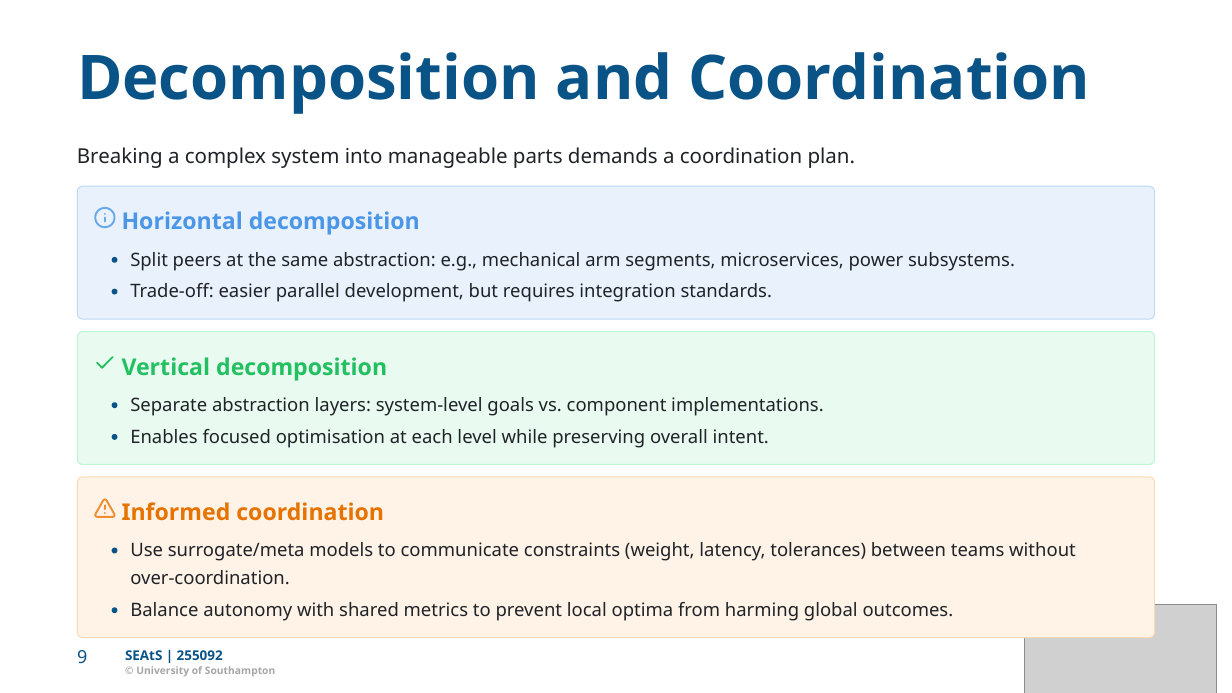
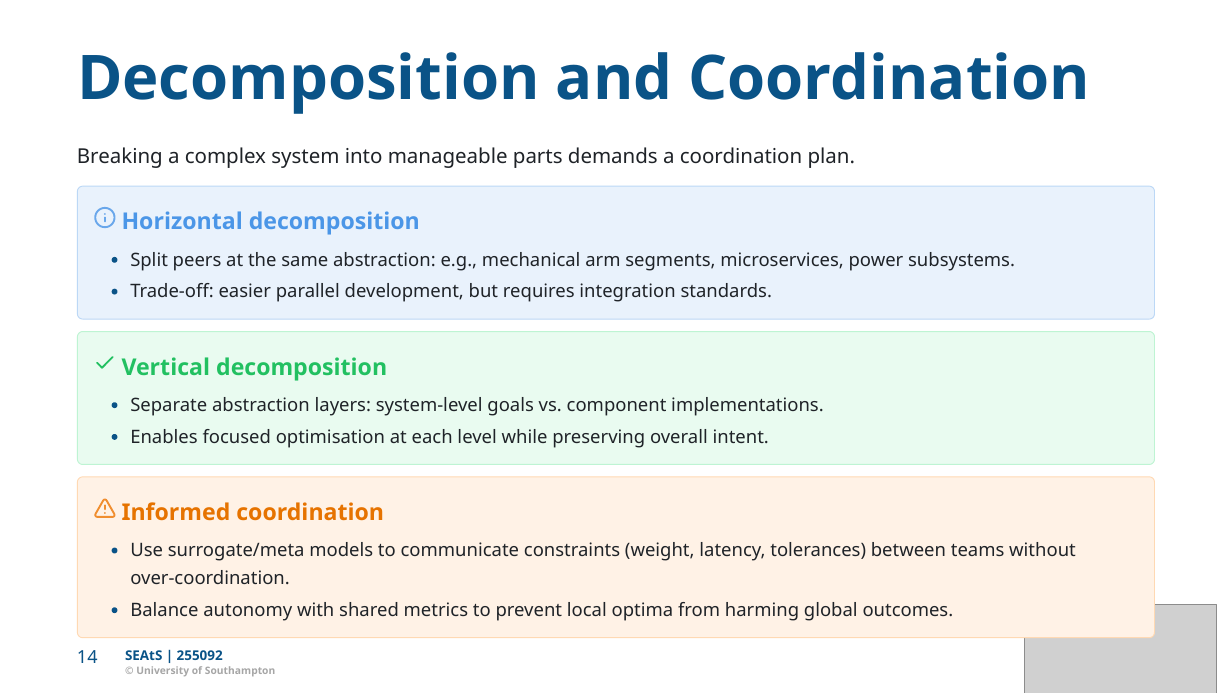
Before and after one commit to Dr-AlHashimy/Module_AICE2005_2627, a slide deck: slide 14 of html/COMP-_L6.1_Lecture.pptx (slide 9 before the commit). Drawn at 1232x693 pixels with LibreOffice and Linux fonts; fonts in the diff are those of the drawing; grey boxes stand for pictures. Boxes give left, top, right and bottom in pixels: in the first picture for what was removed or moved away, otherwise in the second. Text is boxed around its words. In the diff, an @@ line names an element or a change of style, - is before the commit and + after.

```diff
--- a/html/COMP-_L6.1_Lecture.pptx
+++ b/html/COMP-_L6.1_Lecture.pptx
@@ freeform shape: place and size @@
-freeform shape at (69,641,96,672)
+freeform shape at (69,641,108,672)
@@ text removed at (77,650,87,664) @@
-9
@@ text added at (77,650,98,663), 14 pt, text #0A5387 @@
+14
```
Also in this commit, not shown: 13 other slides changed, 5 slides added, 2 other files.
